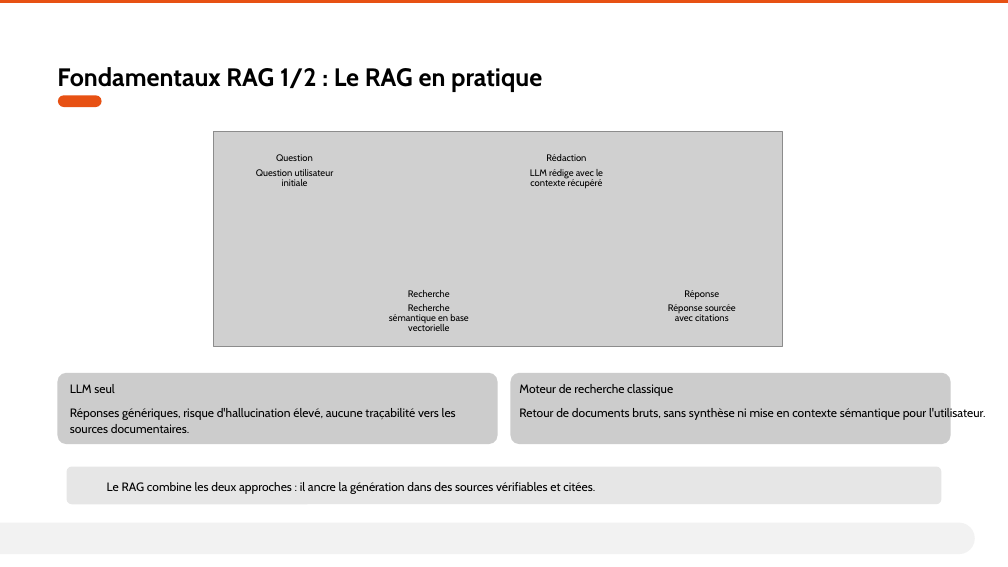
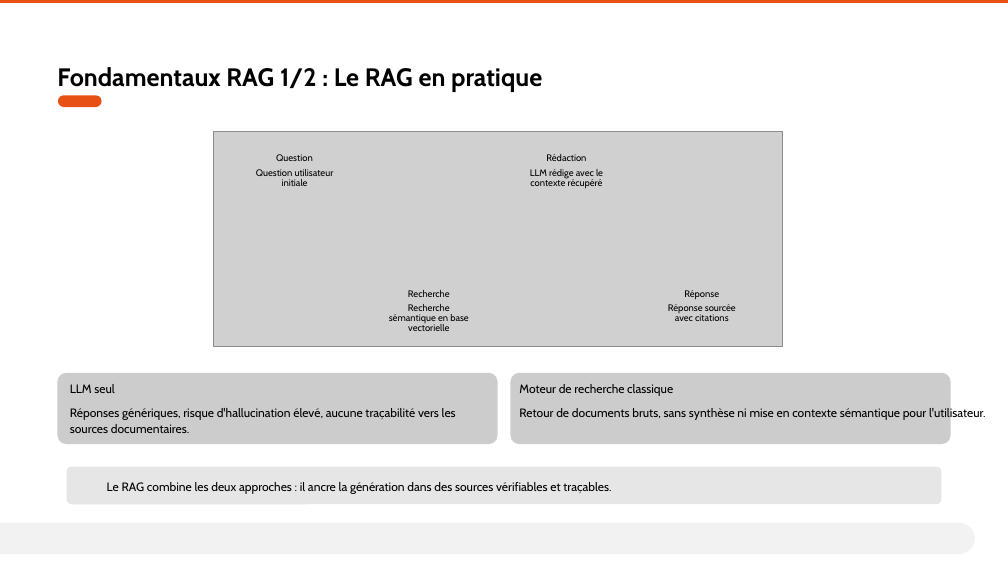
Before and after one commit to AurelienLELEU/memoire, a slide deck: slide 5 of Évaluer la cohérence et la fiabilité d'un système RAG en contexte industriel critique.pptx. Drawn at 1008x567 pixels with LibreOffice and Linux fonts; fonts in the diff are those of the drawing; grey boxes stand for pictures; background and template pictures are left out. Boxes give left, top, right and bottom in pixels: in the first picture for what was removed or moved away, otherwise in the second. Text is boxed around its words. In the diff, an @@ line names an element or a change of style, - is before the commit and + after.

```diff
--- a/Évaluer la cohérence et la fiabilité d'un système RAG en contexte industriel critique.pptx
+++ b/Évaluer la cohérence et la fiabilité d'un système RAG en contexte industriel critique.pptx
@@ text at [107, 482, 611, 494]: text changed @@
-Le RAG combine les deux approches : il ancre la génération dans des sources vérifiables et citées.
+Le RAG combine les deux approches : il ancre la génération dans des sources vérifiables et traçables.
```
Also in this commit, not shown: 5 other slides changed.
